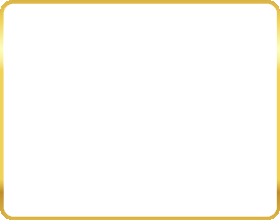
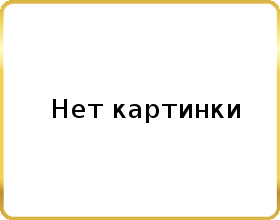
Before/after of a 280x220 layered artwork. What changed in the layer stack:
added layer "no_image" above "left-bottom" over [53, 99, 240, 123]
hid "left-bottom" over [0, 211, 9, 220]
hid "right-top" over [271, 0, 280, 9]
